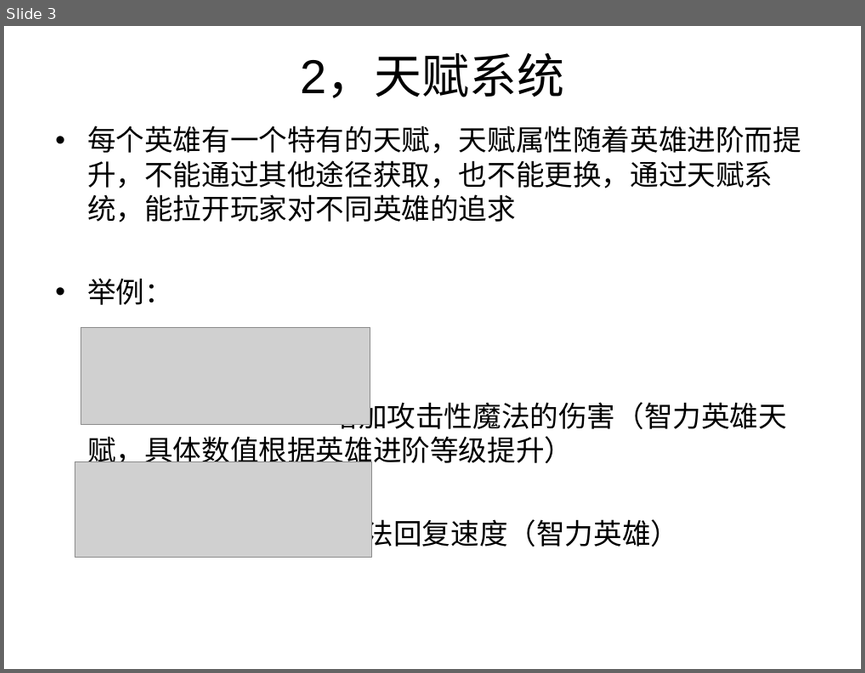
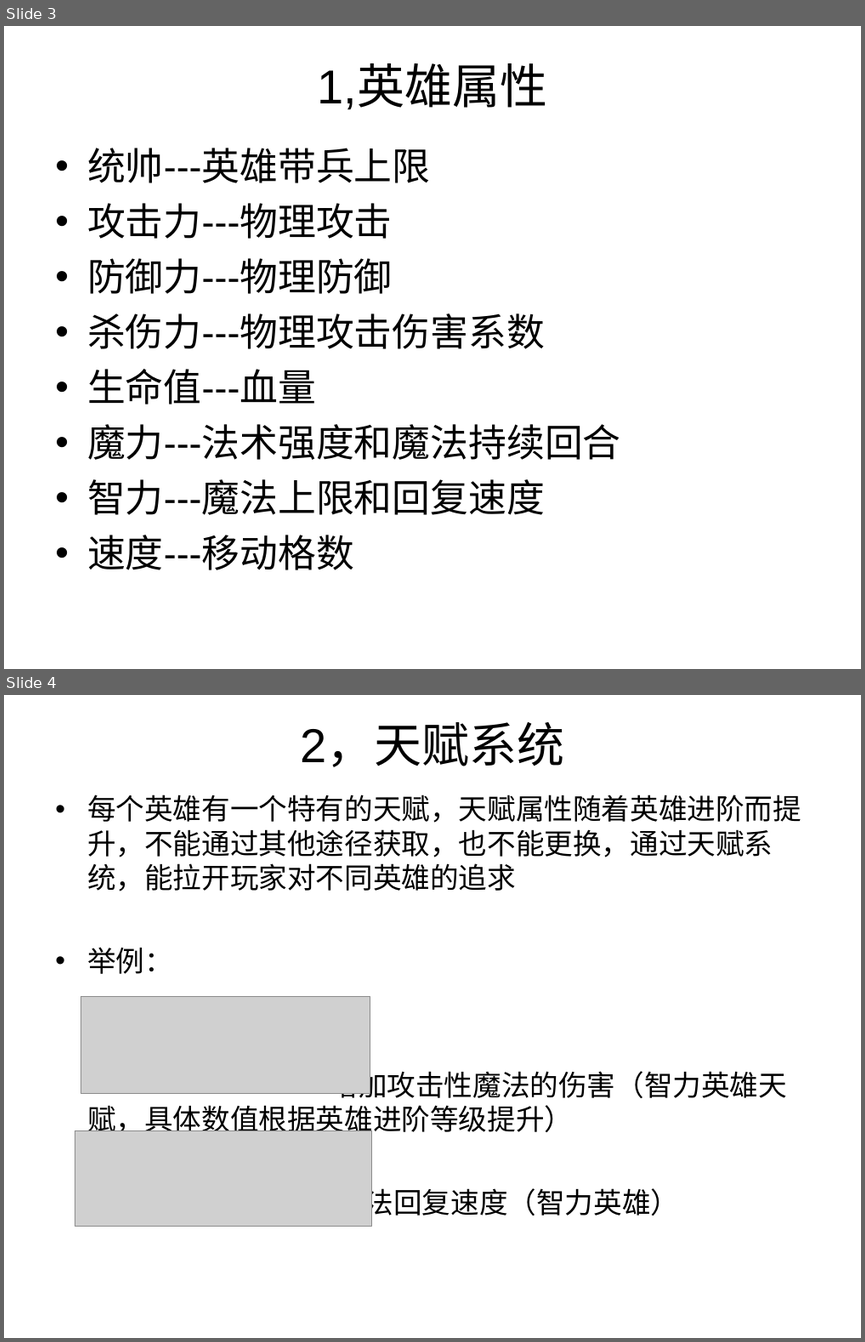
Before and after one commit to caihan1984/demov1, a slide deck: Assets/document/demo.ppt. Shown one above the other, each under a label of ours: slide 3 before the commit, slides 3 and 4 after it. The pictures are 865x673 and 865x1342 pixels, drawn with LibreOffice and Linux fonts; fonts in the diff are those of the drawing; grey boxes stand for pictures. Boxes give left, top, right and bottom in pixels: in the first picture for what was removed or moved away, otherwise in the second. Text is boxed around its words. In the diff, an @@ line names an element or a change of style, - is before the commit and + after.

```diff
--- a/Assets/document/demo.ppt
+++ b/Assets/document/demo.ppt
@@ slide 3 added at <box>4,26,861,669</box>, background #FFFFFF @@
@@ title added at <box>318,66,547,110</box>, 40 pt, text #000000 @@
+1,英雄属性
@@ text added at <box>87,148,621,570</box>, 32 pt, text #000000 @@
+• 统帅---英雄带兵上限
+• 攻击力---物理攻击
+• 防御力---物理防御
+• 杀伤力---物理攻击伤害系数
+• 生命值---血量
+• 魔力---法术强度和魔法持续回合
+• 智力---魔法上限和回复速度
+• 速度---移动格数
@@ what was slide 3 is now slide 4 @@
```
Also in this commit, not shown: 6 slides changed, 1 other slide added, 1 slide removed.
